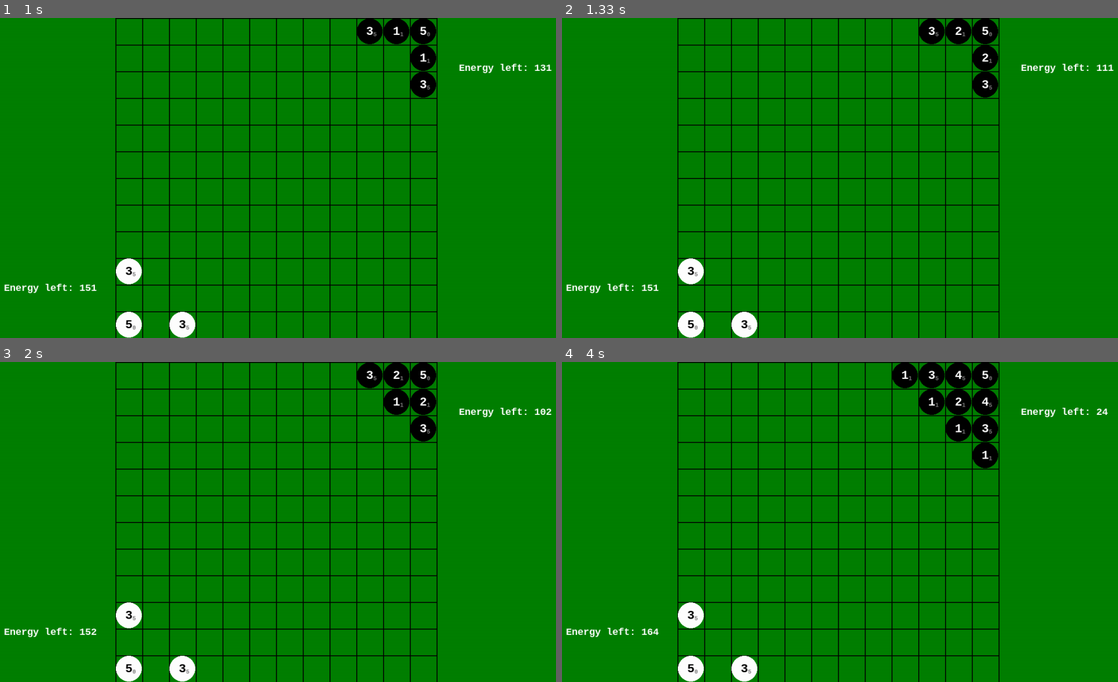
Above: before the commit, frames 1-4 (two rows, left to right).
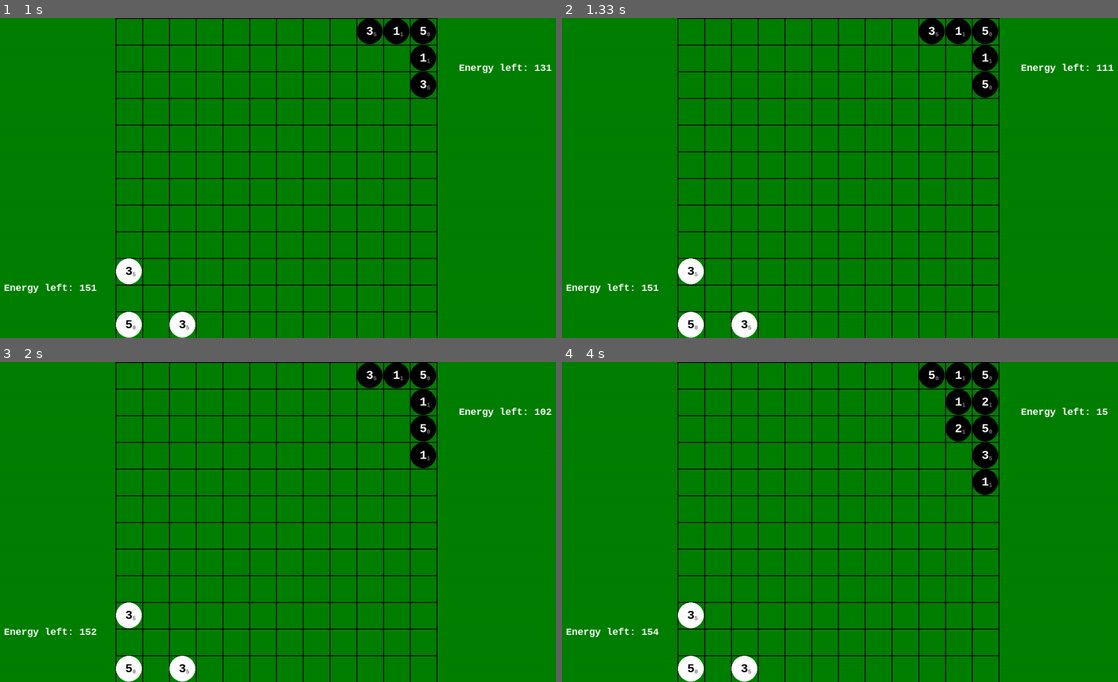
Above: after the commit, the same moments.

Repository: stanX19/pygame_projects
Game: pygame game, started from projects/my_reversi/srcs/main.py
The game is run twice, just before and just after one commit, with the same random seed, the same clock (stepped at 60 frames per second) and the same inputs.
Inputs (mouse positions are in pixels of both pictures, inside the frame that each line leads up to):
- Up to frame 1 (1 s): click (255, 190) at 0.38 s
- Up to frame 2 (1.33 s): no input
- Up to frame 3 (2 s): no input
- Up to frame 4 (4 s): no input

Frame 1 is identical in both runs. In frame 2, less than 0.1% of the frame differs, in the area x 70-78%, y 2-23%; in frame 3, 0.6%; in frame 4, 1.1%, in the area x 15-99%, y 0-86%.

Commit message:
tweak reversi fighting

Diff:
--- a/projects/my_reversi/srcs/classes/grid_manager.py
+++ b/projects/my_reversi/srcs/classes/grid_manager.py
@@ -2,16 +2,13 @@
 
 import math
 import random
-from typing import Union, Any, Callable
+from typing import Union, Any, Callable, Optional
 
 from .unit import Unit, Black, White, ClassEnum
 
 UPGRADE_COST = 10
 
-ENERGY_DICT: dict[Any, float] = {
-    Black: UPGRADE_COST * 15,
-    White: UPGRADE_COST * 15,
-}
+ENERGY_DICT: dict[Any, float] = {Black: UPGRADE_COST * 15, White: UPGRADE_COST * 15, }
 
 
 class GridRow:
@@ -90,7 +87,8 @@
         path.reverse()
         return path
 
-    def _bfs(self, start, unit, is_blocking=None, find_enemy=True) -> list[tuple[int, int]]:
+    def _bfs(self, start: tuple[int, int], unit: Unit, is_blocking: Optional[Callable] = None,
+             find_enemy: bool = True) -> list[tuple[int, int]]:
         if not find_enemy and unit.target_cord is None:
             return [start]
         queue = [start]
@@ -123,7 +121,7 @@
 
         return [start]
 
-    def bfs(self, start: tuple, unit: Unit):
+    def bfs(self, start: tuple[int, int], unit: Unit):
         def blocking(u: Unit):
             if not isinstance(u, type(unit)):
                 return False
@@ -142,7 +140,7 @@
             ret = self._bfs(start, unit)
         return ret
 
-    def update_delta_time(self, delta_time):
+    def update_delta_time(self, delta_time: float):
         # update timers
         for y in range(self.grid_size):
             for x in range(self.grid_size):
@@ -171,8 +169,8 @@
                     continue
 
                 # if face to face deduct hp
-                if isinstance(self.grid[target_y][target_x], Unit) \
-                        and type(self.grid[target_y][target_x]) != type(unit):
+                if isinstance(self.grid[target_y][target_x], Unit) and type(self.grid[target_y][target_x]) != type(
+                    unit):
                     self.fight(x, y, target_x, target_y)
 
                 # if last hit "eat it"
@@ -189,11 +187,7 @@
         u1.attack(u2)
         u2.attack(u1)
 
-        balance_dict = {
-            White: -1,
-            Black: 1,
-            Unit: 0
-        }
+        balance_dict = {White: -1, Black: 1, Unit: 0}
         # print(f"fight! {u1} {u2}")
         # if equal fight, roll a dice
         if u1.hp <= 0 and u2.hp <= 0:
@@ -208,8 +202,8 @@
                 survivor.hp = 1
             print(f"rolled dice {self.balance}")
 
-        u1.update_class()
-        u2.update_class()
+        # u1.update_class()
+        # u2.update_class()
 
     def can_eat(self, x1: int, y1: int, x2: int, y2: int):
         u1 = self.grid[y1][x1]
@@ -298,14 +292,14 @@
                 ENERGY_DICT[type(unit)] += UPGRADE_COST
                 unit.atk_timer = unit.atk_cd
 
-    def upgrade_unit(self, unit: Unit):
+    def upgrade_unit(self, unit: Union[Any, Unit]):
         if not isinstance(unit, Unit):
             return
         if unit.unit_class == ClassEnum.BASE:
             self.spawn_one_around(unit)
         elif ENERGY_DICT[type(unit)] >= UPGRADE_COST:
             ENERGY_DICT[type(unit)] -= UPGRADE_COST
-            unit._upgrade()
+            unit.upgrade()
         else:
             return False
         return True
--- a/projects/my_reversi/srcs/classes/unit.py
+++ b/projects/my_reversi/srcs/classes/unit.py
@@ -53,8 +53,6 @@
         self._move_timer = self.move_cd
         self._atk_timer = self.atk_cd
 
-        # do not change to zero, when upgraded cd reset will cause recursive reset cd
-
     @property
     def move_timer(self) -> float:
         if self.move_cd == float('inf'):
@@ -82,7 +80,10 @@
     def attack(self, u2):
         if self.atk_timer > 0:
             return
+        if u2.hp - self.dmg <= 0 and self.move_timer > 0:
+            return
         u2.hp -= self.dmg
+        u2.update_class()
         self.atk_timer = self.atk_cd
 
     def update_time(self, delta_time):
@@ -90,13 +91,11 @@
         self.move_timer -= delta_time
 
     def update_class(self):
-        if self.hp <= 0:
-            self.move_cd = 5
-        if self.hp == 1:
-            self.dmg = 1
-            self.move_cd = 1
-            self.atk_cd = 1
-            self.unit_class = ClassEnum.BASIC
+        # if self.hp == 1:
+        self.dmg = 1
+        self.move_cd = 1
+        self.atk_cd = 1
+        self.unit_class = ClassEnum.BASIC
         if self.hp >= 2:
             self.dmg = 1
             self.move_cd = 0.5
@@ -104,8 +103,8 @@
             self.unit_class = ClassEnum.CALVARY
         if self.hp >= 3:
             self.dmg = 5
-            self.move_cd = 3
-            self.atk_cd = 3
+            self.move_cd = 0.5
+            self.atk_cd = 2.5
             self.unit_class = ClassEnum.CASTLE
         if self.hp >= 5:
             self.dmg = 0
@@ -113,10 +112,11 @@
             self.atk_cd = 10 / math.sqrt(self.hp - 4)
             self.unit_class = ClassEnum.BASE
 
-    def _upgrade(self):
+        self.reset_timer()
+
+    def upgrade(self):
         self.hp += 1
         self.update_class()
-        self.reset_timer()
 
     def __str__(self):
         return f"{self.__class__}[hp={self.hp}, dmg={self.dmg}\
--- a/projects/my_reversi/srcs/main.py
+++ b/projects/my_reversi/srcs/main.py
@@ -1,8 +1,9 @@
 import math
 import random
+
 import pygame
 from classes.grid_manager import GridManager, ENERGY_DICT
-from classes.unit import Unit, Black, White, ClassEnum
+from classes.unit import Black, White, ClassEnum
 
 # Initialize Pygame
 pygame.init()
@@ -55,9 +56,7 @@
         # self.grid[-2][2] = White(4)
         self.grid[0][-1] = Black(5)
         self.grid[0][-3] = Black(3)
-        self.grid[2][-1] = Black(3)
-        # self.grid[1][-3] = Black(4)
-        # self.grid[2][-2] = Black(4)
+        self.grid[2][-1] = Black(3)  # self.grid[1][-3] = Black(4)  # self.grid[2][-2] = Black(4)
 
     def draw_grid(self):
         for x in range(SIDE_SPACE, BOARD_SIZE + SIDE_SPACE + 1, CELL_SIZE):
@@ -91,11 +90,12 @@
                 unit = self.grid[y][x]
                 if not unit:
                     continue
-                n = min(0.05, unit.move_cd)  # animation time cannot be more than n
+                n = min(0.1, unit.move_cd)  # animation time cannot be more than n
                 if unit.move_timer == float('inf'):
                     k = 1
                 else:
                     k = max(0, min(1, (unit.move_cd - unit.move_timer) / n))  # how much towards current
+                    k = k ** 2
                 _x = k * x + (1 - k) * unit.prev_x
                 _y = k * y + (1 - k) * unit.prev_y
                 center = (_x * CELL_SIZE + CELL_SIZE // 2 + SIDE_SPACE, _y * CELL_SIZE + CELL_SIZE // 2)
@@ -137,7 +137,20 @@
     def black_play(self):
         if random.random() > 0.05:
             return
-        target = self.grid.find_max_hp_target(Black)
+        white_fighters = [i for i in self.grid.iter_unit() if
+                          isinstance(i, White) and i.unit_class is not ClassEnum.BASE]
+        black_fighters = [i for i in self.grid.iter_unit() if
+                          isinstance(i, Black) and i.unit_class is not ClassEnum.BASE]
+        black_bases = [i for i in self.grid.iter_unit() if
+                       isinstance(i, Black) and i.unit_class is ClassEnum.BASE]
+        if len(black_fighters) - len(white_fighters) > len(black_bases):
+            target = sorted(black_fighters, key=lambda u: u.hp)[-1]
+        elif black_bases:
+            target = black_bases[-1]
+        elif black_fighters:
+            target = black_fighters[-1]
+        else:
+            target = None
         self.grid.upgrade_unit(target)
 
     def recover_energy(self, delta_time):
@@ -170,11 +183,7 @@
             self.grid[y][x].selected = True
 
     def check_end_game(self):
-        count = {
-            Black: 0,
-            White: 0,
-            type(None): 0
-        }
+        count = {Black: 0, White: 0, type(None): 0}
         for u in self.grid.iter_unit():
             count[type(u)] += 1
         if count[White] == 0:
